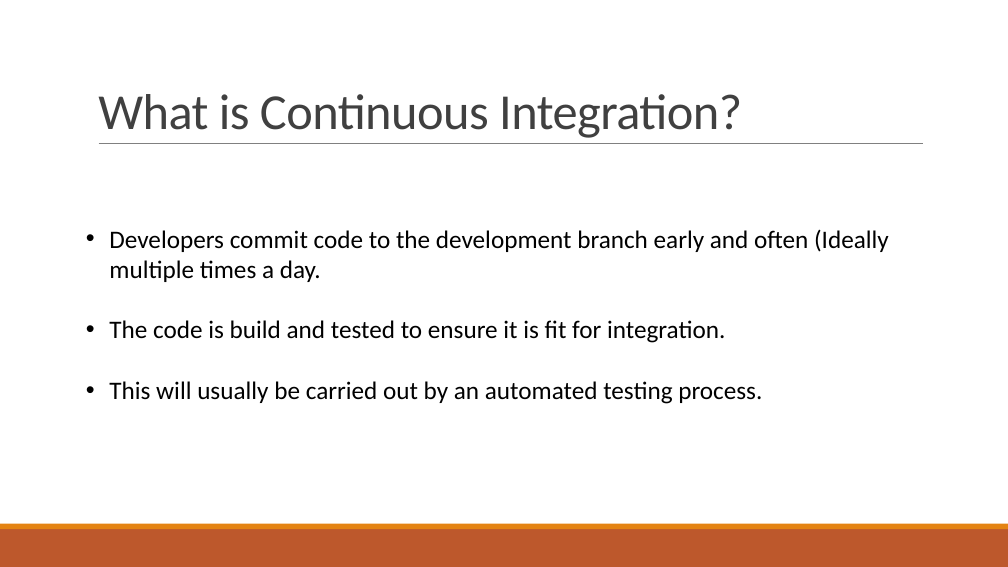
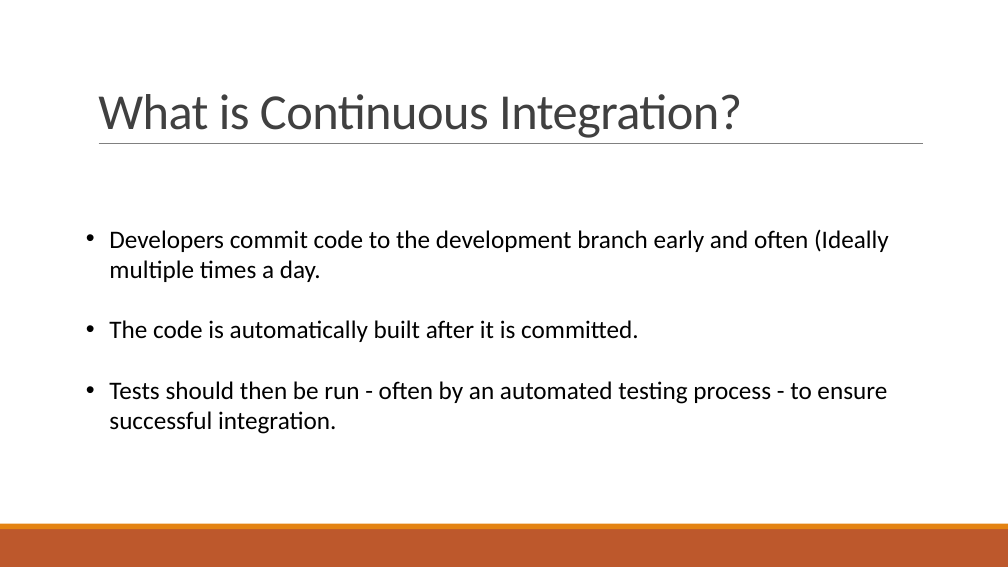
Before and after one commit to Falmouth-Games-Academy/comp130-software-engineering, a slide deck: slide 2 of ResearchPresentation.pptx. Drawn at 1008x567 pixels with LibreOffice and Linux fonts; fonts in the diff are those of the drawing. Boxes give left, top, right and bottom in pixels: in the first picture for what was removed or moved away, otherwise in the second. Text is boxed around its words. In the diff, an @@ line names an element or a change of style, - is before the commit and + after.

```diff
--- a/ResearchPresentation.pptx
+++ b/ResearchPresentation.pptx
@@ text at bbox=[109, 320, 887, 434]: text changed @@
-• The code is build and tested to ensure it is fit for integration.
-• This will usually be carried out by an automated testing process.
+• The code is automatically built after it is committed.
+• Tests should then be run - often by an automated testing process - to ensure successful integration.
```
Also in this commit, not shown: 3 other slides changed, 2 slides added, 1 slide removed.
